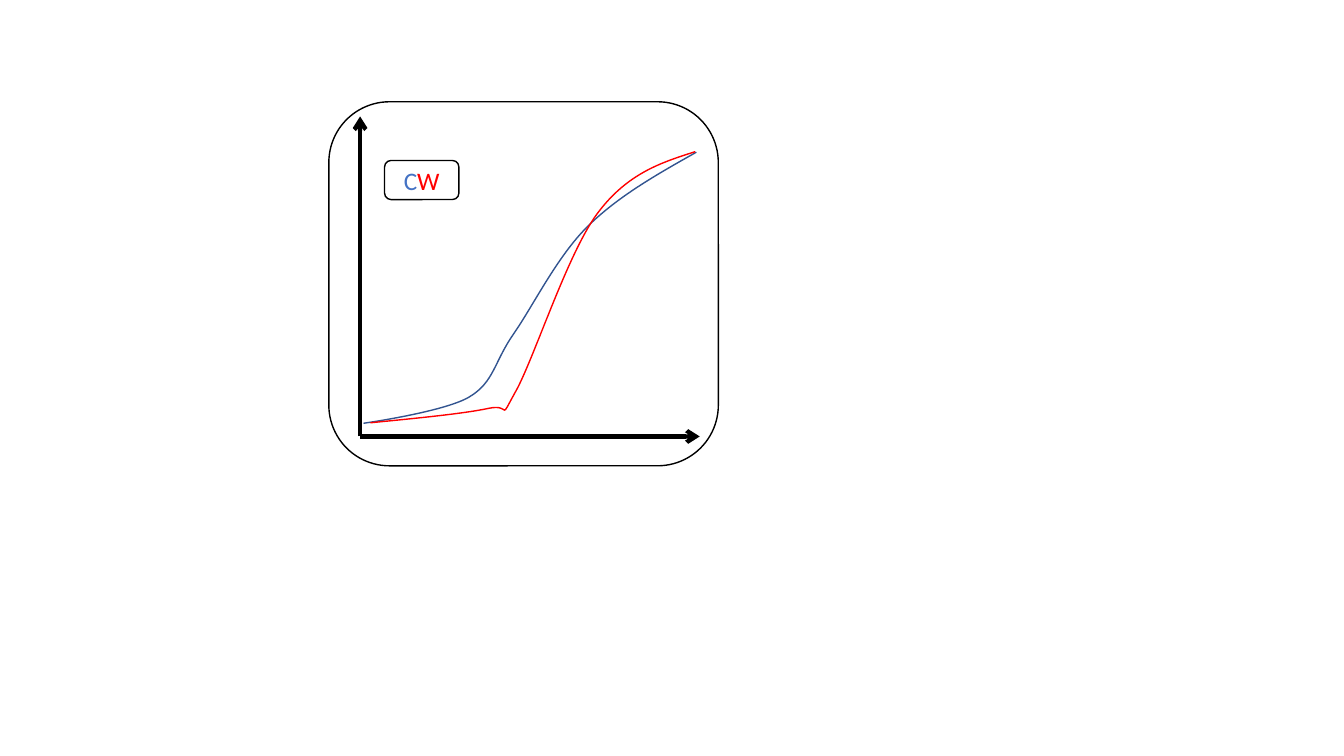
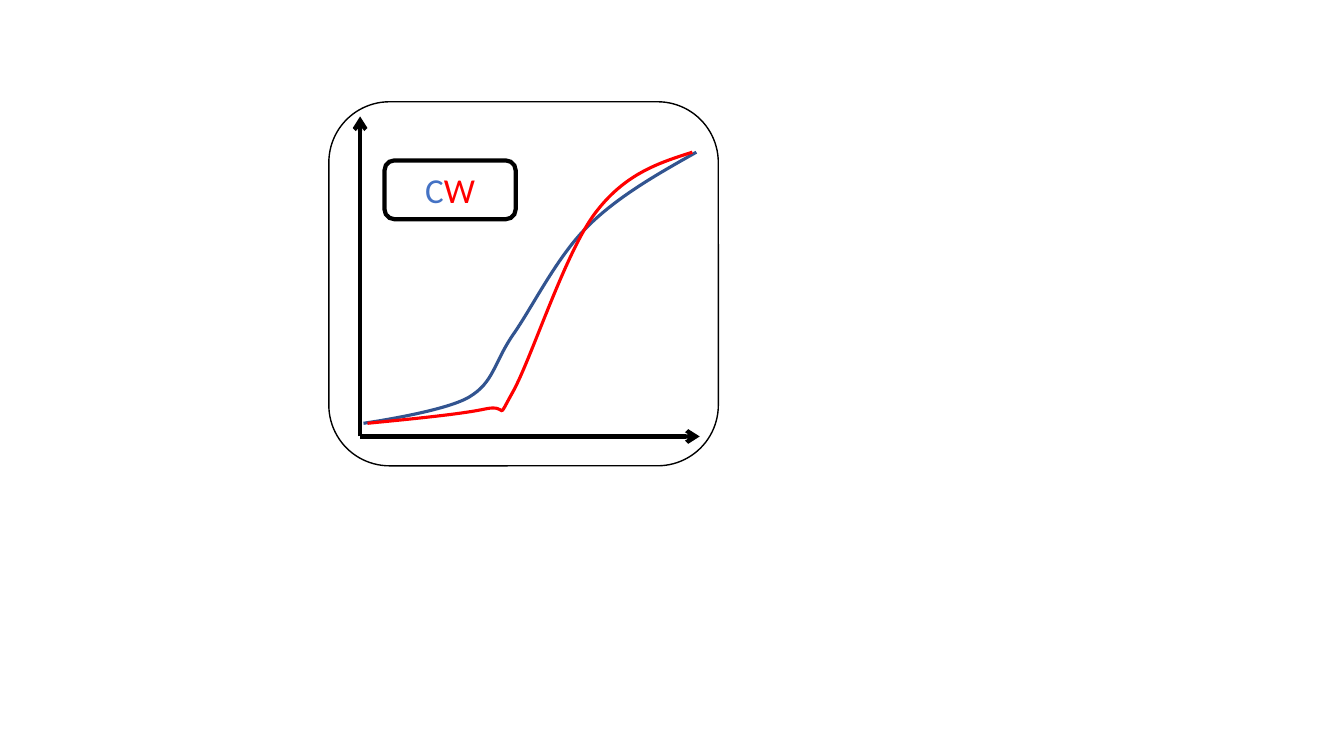
Before and after one commit to jcollini/PPMV__Physical_Property_Measurement_Viewer, a slide deck: slide 4 of PPMV_v1/icon_maker.pptx. Drawn at 1344x756 pixels with LibreOffice and Linux fonts; fonts in the diff are those of the drawing. Boxes give left, top, right and bottom in pixels: in the first picture for what was removed or moved away, otherwise in the second. Text is boxed around its words. In the diff, an @@ line names an element or a change of style, - is before the commit and + after.

```diff
--- a/PPMV_v1/icon_maker.pptx
+++ b/PPMV_v1/icon_maker.pptx
@@ freeform shape at (x1=364, y1=152, x2=697, y2=423): outline #325491 1 pt to #325491 2.25 pt @@
@@ freeform shape at (x1=368, y1=152, x2=693, y2=423): outline #FF0000 1 pt to #FF0000 2.25 pt; outline redrawn @@
@@ rounded rectangle "CW" resized from (x1=385, y1=160, x2=460, y2=200) to (x1=385, y1=160, x2=516, y2=219) @@
@@ rounded rectangle "CW" at (x1=385, y1=160, x2=516, y2=219): size 18 to 25 pt; outline #000000 1 pt to #000000 3 pt @@
```
Also in this commit, not shown: 1 other slide changed, 1 slide added, 5 other files.
